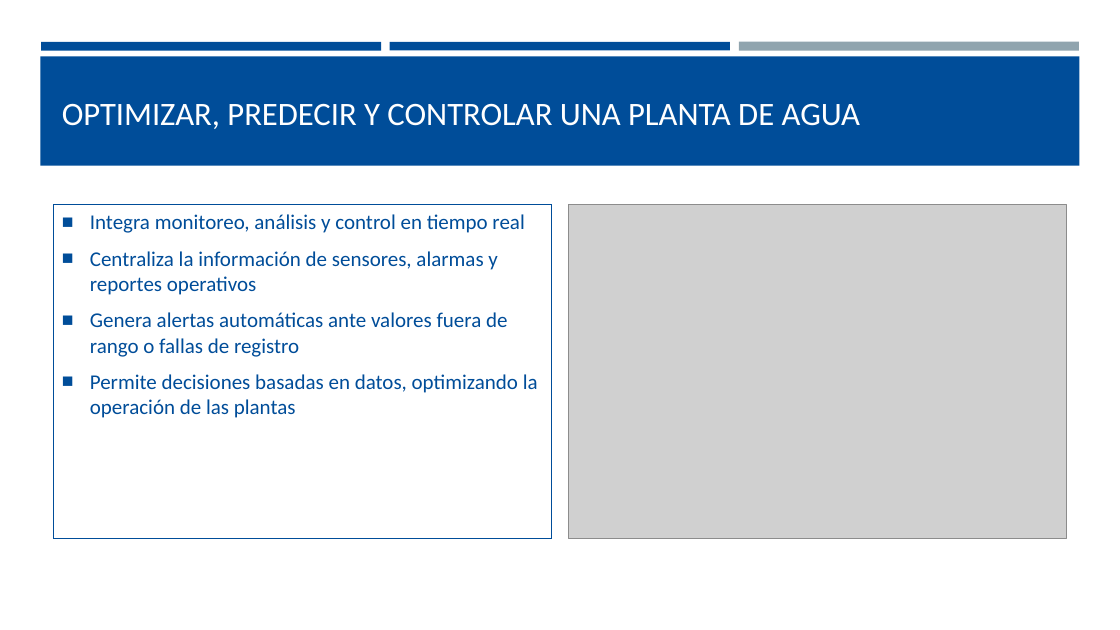
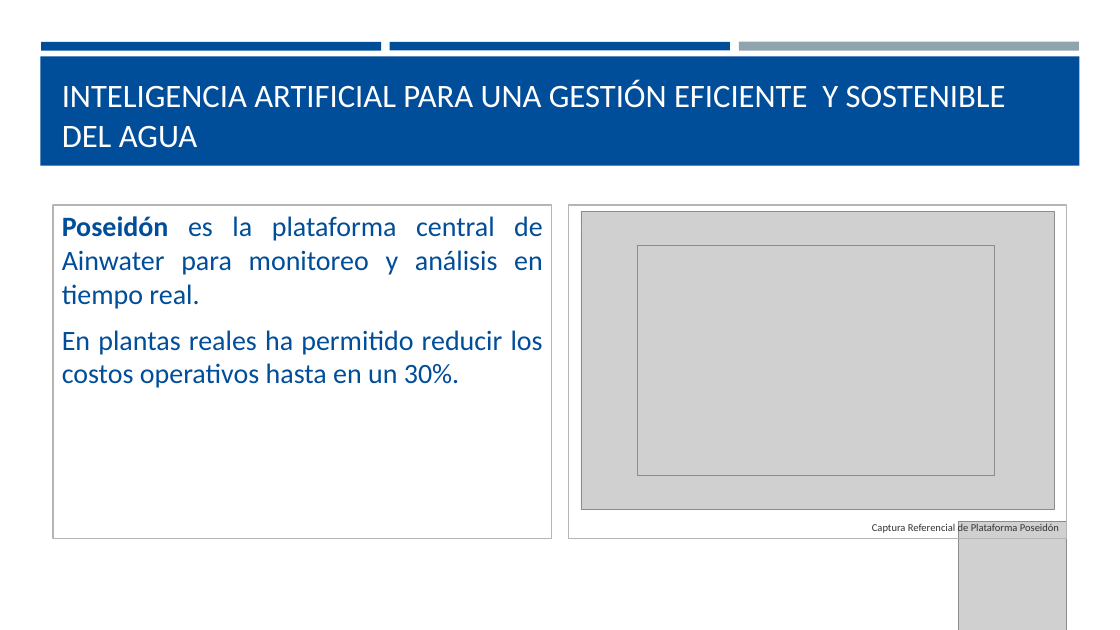
Before and after one commit to fchiapped/Proyecto-Grado, a slide deck: slide 3 of Entregas/UC/New Presentation.pptx. Drawn at 1120x630 pixels with LibreOffice and Linux fonts; fonts in the diff are those of the drawing; grey boxes stand for pictures. Boxes give left, top, right and bottom in pixels: in the first picture for what was removed or moved away, otherwise in the second. Text is boxed around its words. In the diff, an @@ line names an element or a change of style, - is before the commit and + after.

```diff
--- a/Entregas/UC/New Presentation.pptx
+++ b/Entregas/UC/New Presentation.pptx
@@ title "INTELIGENCIA ARTIFICIAL PARA UNA GESTIÓN ..." at <box>62,81,1006,148</box>: vertical alignment middle to bottom @@
@@ title at <box>62,81,1006,148</box>: text changed @@
-OPTIMIZAR, PREDECIR Y CONTROLAR UNA PLANTA DE AGUA
+INTELIGENCIA ARTIFICIAL PARA UNA GESTIÓN EFICIENTE Y SOSTENIBLE DEL AGUA
@@ text "Poseidón es la plataforma central ..." at <box>54,205,552,539</box>: outline #004D99 0.75 pt to #B5B5B5 1.5 pt @@
@@ text added at <box>569,205,1067,539</box>, outline #B5B5B5 1.5 pt, 18 pt, text #FFFFFF @@
+.
@@ text at <box>62,216,543,388</box>: text changed; size 18 to 24 pt @@
-■ Integra monitoreo, análisis y control en tiempo real
-■ Centraliza la información de sensores, alarmas y reportes operativos
-■ Genera alertas automáticas ante valores fuera de rango o fallas de registro
-■ Permite decisiones basadas en datos, optimizando la operación de las plantas
+Poseidón es la plataforma central de Ainwater para monitoreo y análisis en tiempo real.
+En plantas reales ha permitido reducir los costos operativos hasta en un 30%.
@@ picture: place and size @@
-picture at <box>569,205,1067,539</box>
+picture at <box>581,212,1054,510</box>
@@ picture added at <box>637,245,995,476</box> @@
@@ text added at <box>872,523,1059,535</box>, 9 pt, text #333333 @@
+Captura Referencial de Plataforma Poseidón
@@ picture added at <box>959,522,1067,630</box> @@
```
Also in this commit, not shown: 3 other slides changed, 21 slides added, 4 slides removed, 5 other files.
